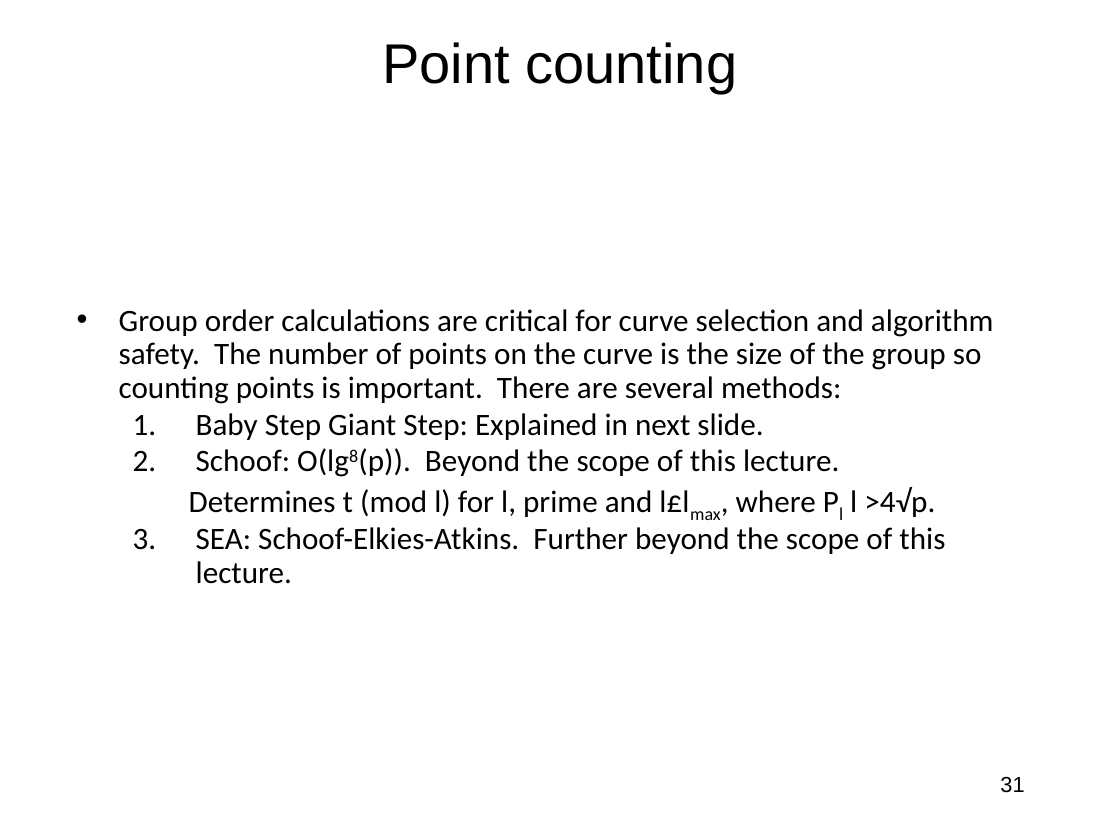
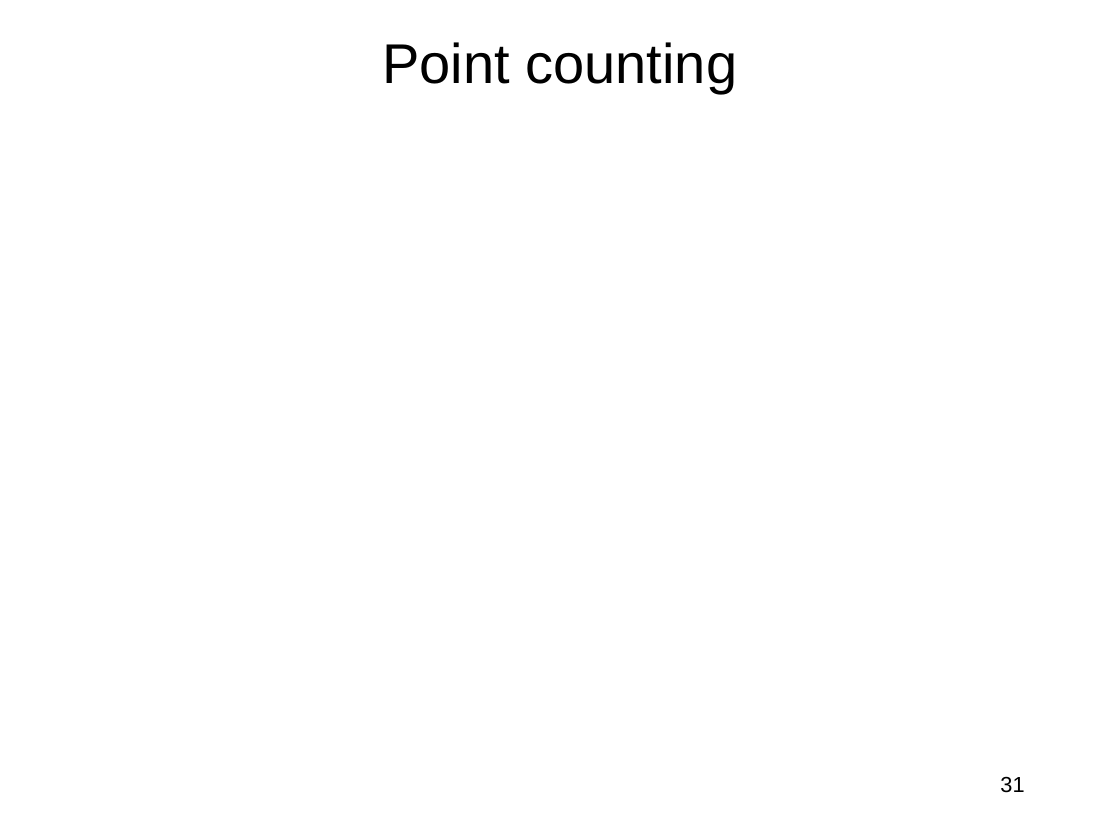
Before and after one commit to jlmucb/class_notes, a slide deck: slide 31 of BerkeleyClass/CS290Spring2013/Lectures/Cryptoclass10.pptx. Drawn at 1120x840 pixels with LibreOffice and Linux fonts; fonts in the diff are those of the drawing; grey boxes stand for pictures. Boxes give left, top, right and bottom in pixels: in the first picture for what was removed or moved away, otherwise in the second. Text is boxed around its words. In the diff, an @@ line names an element or a change of style, - is before the commit and + after.

Commit message:
Eliptic curves

```diff
--- a/BerkeleyClass/CS290Spring2013/Lectures/Cryptoclass10.pptx
+++ b/BerkeleyClass/CS290Spring2013/Lectures/Cryptoclass10.pptx
@@ text removed at <box>119,309,994,584</box> @@
-• Group order calculations are critical for curve selection and algorithm safety. The number of points on the curve is the size of the group so counting points is important. There are several methods:
-  1. Baby Step Giant Step: Explained in next slide.
-  2. Schoof: O(lg8(p)). Beyond the scope of this lecture.
-    Determines t (mod l) for l, prime and l£lmax, where Pl l >4√p.
-  3. SEA: Schoof-Elkies-Atkins. Further beyond the scope of this lecture.
```
Also in this commit, not shown: 6 other slides changed, 1 other file.
